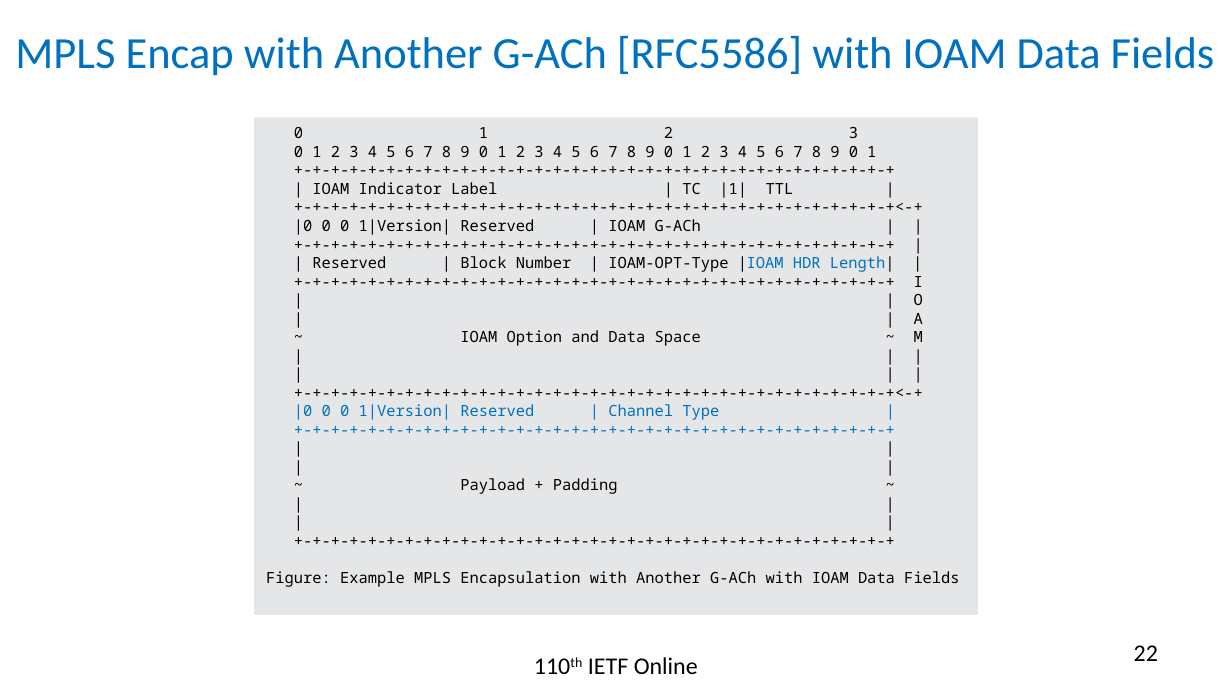
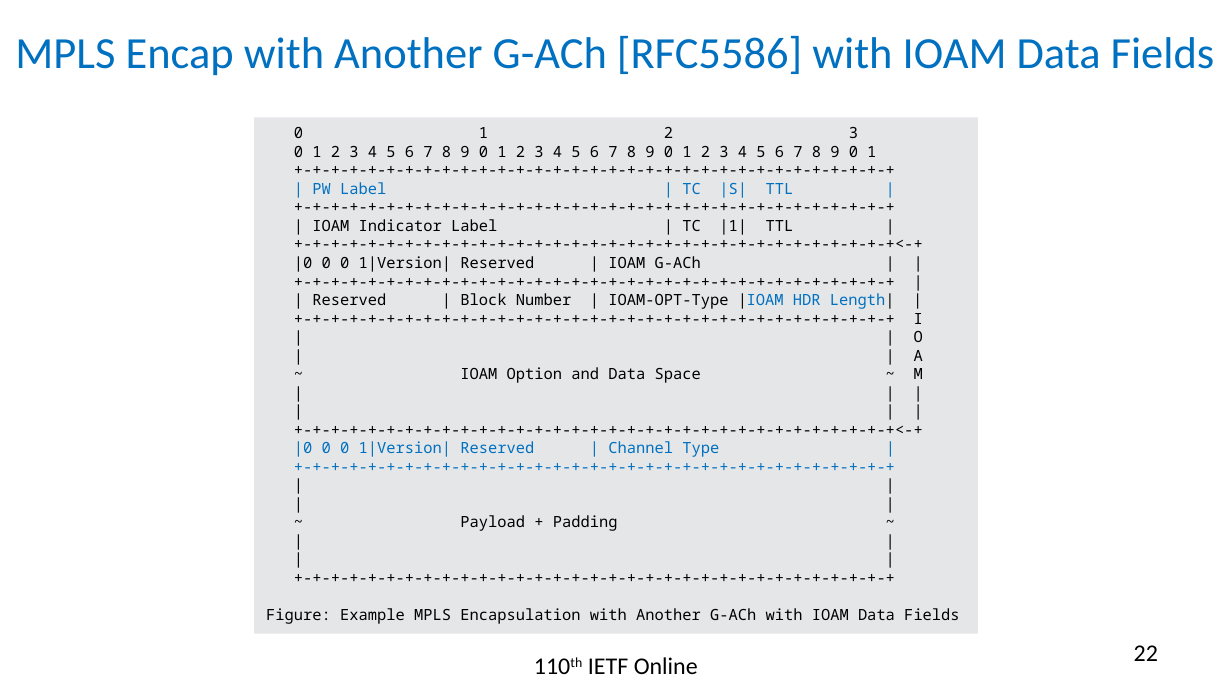
Before and after one commit to rakgandhi/ietf-slides, a slide deck: slide 22 of draft-gandhi-mpls-ioam-sr-06.pptx. Drawn at 1232x693 pixels with LibreOffice and Linux fonts; fonts in the diff are those of the drawing. Boxes give left, top, right and bottom in pixels: in the first picture for what was removed or moved away, otherwise in the second. Text is boxed around its words. In the diff, an @@ line names an element or a change of style, - is before the commit and + after.

```diff
--- a/draft-gandhi-mpls-ioam-sr-06.pptx
+++ b/draft-gandhi-mpls-ioam-sr-06.pptx
@@ rectangle "0 1 2 3": place and size @@
-rectangle "0 1 2 3" at [254, 117, 978, 615]
+rectangle "0 1 2 3" at [254, 117, 978, 633]
@@ text in rectangle at [312, 182, 794, 198]: paragraphs added @@
++-+-+-+-+-+-+-+-+-+-+-+-+-+-+-+-+-+-+-+-+-+-+-+-+-+-+-+-+-+-+-+-+
+| PW Label | TC |S| TTL |
```
Also in this commit, not shown: 5 other slides changed, 1 other file.
